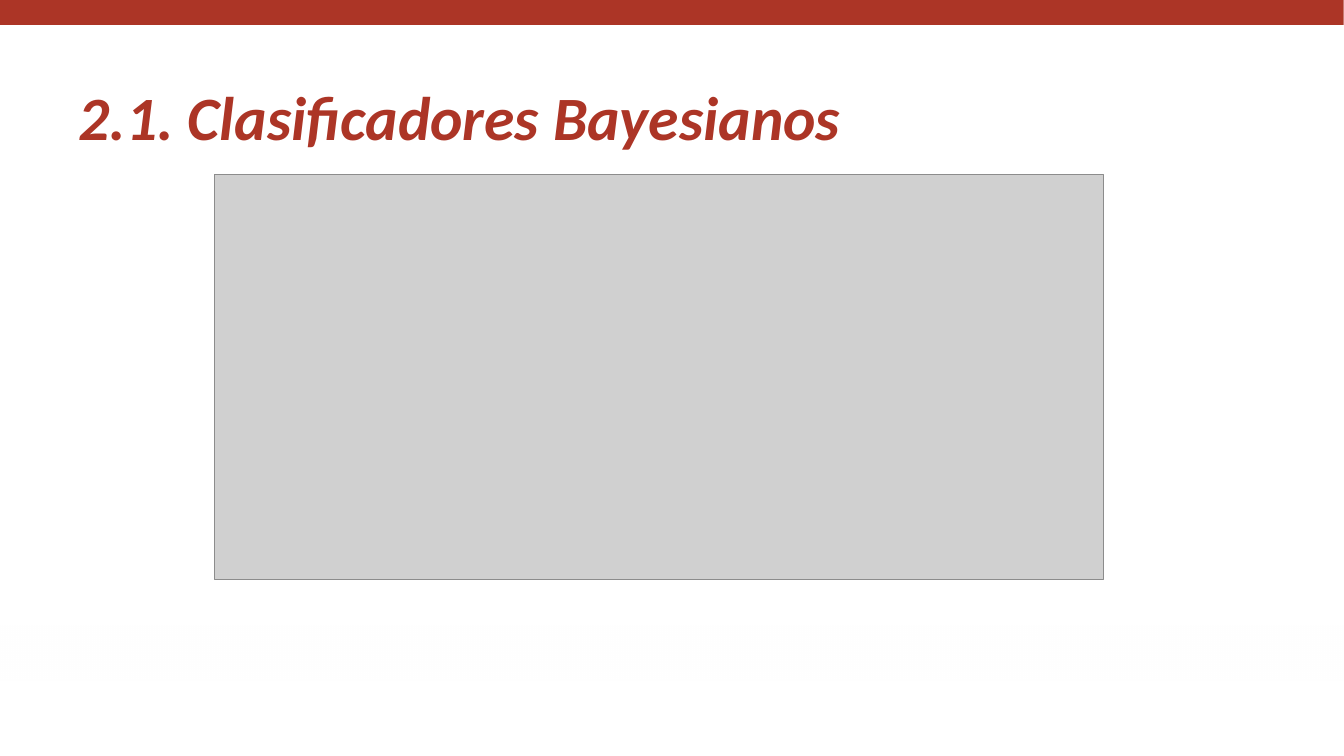
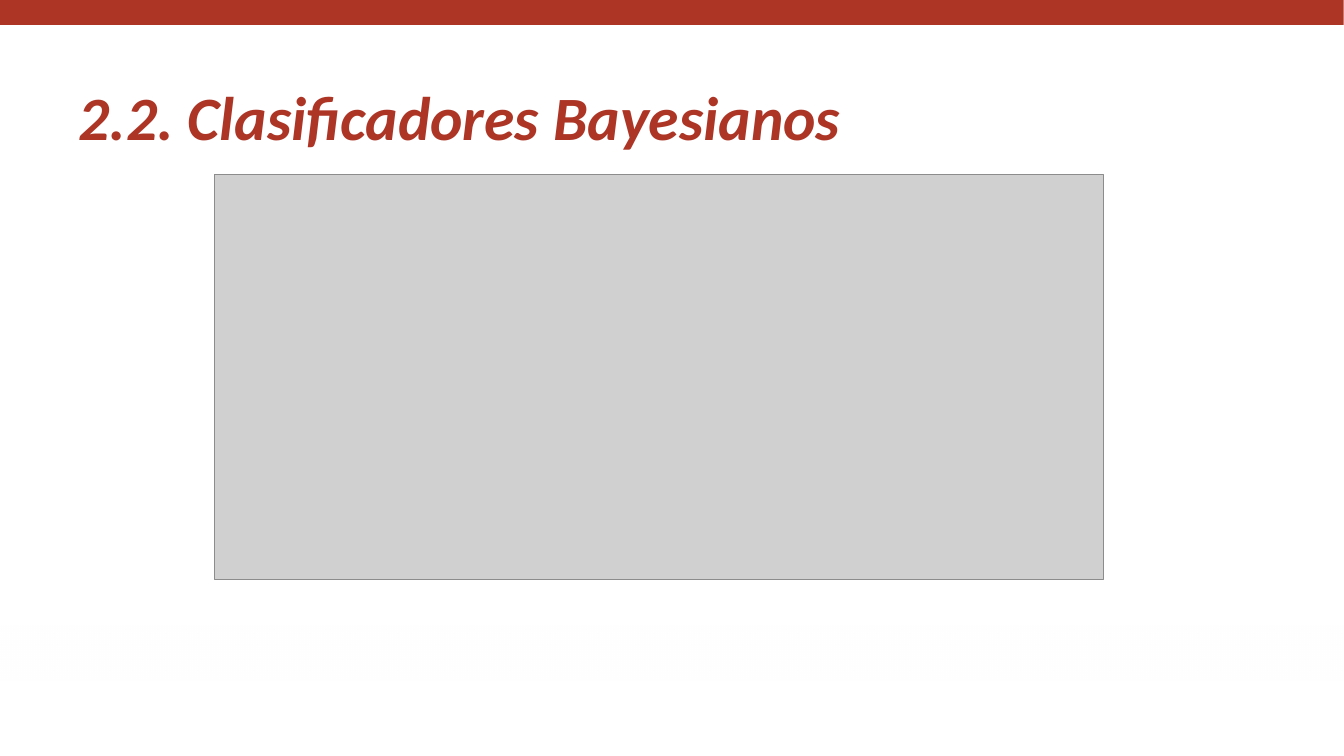
Before and after one commit to igomezv/RazonamientoProbabilistico, a slide deck: slide 8 of slides/M4_L2_bjp_2.pptx (slide 6 before the commit). Drawn at 1344x756 pixels with LibreOffice and Linux fonts; fonts in the diff are those of the drawing; grey boxes stand for pictures; background and template pictures are left out. Boxes give left, top, right and bottom in pixels: in the first picture for what was removed or moved away, otherwise in the second. Text is boxed around its words. In the diff, an @@ line names an element or a change of style, - is before the commit and + after.

```diff
--- a/slides/M4_L2_bjp_2.pptx
+++ b/slides/M4_L2_bjp_2.pptx
@@ text at [79,96,840,150]: text changed @@
-2.1. Clasificadores Bayesianos
+2.2. Clasificadores Bayesianos
```
Also in this commit, not shown: 7 other slides changed, 2 slides added, 1 slide removed, 4 other files.
